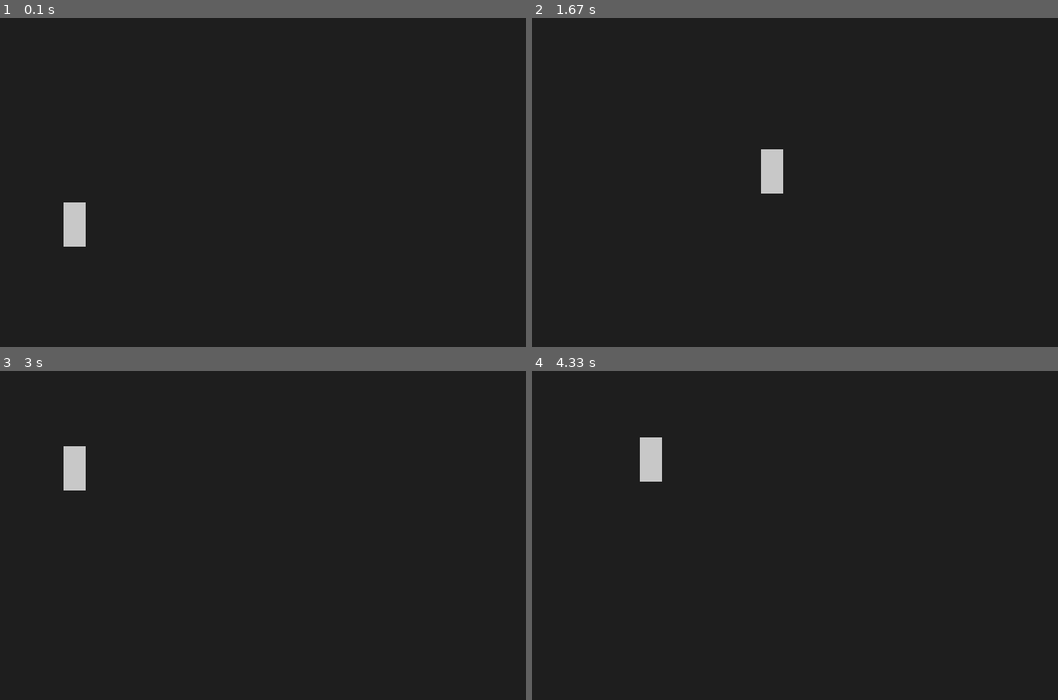
Above: before the commit, frames 1-4 (two rows, left to right).
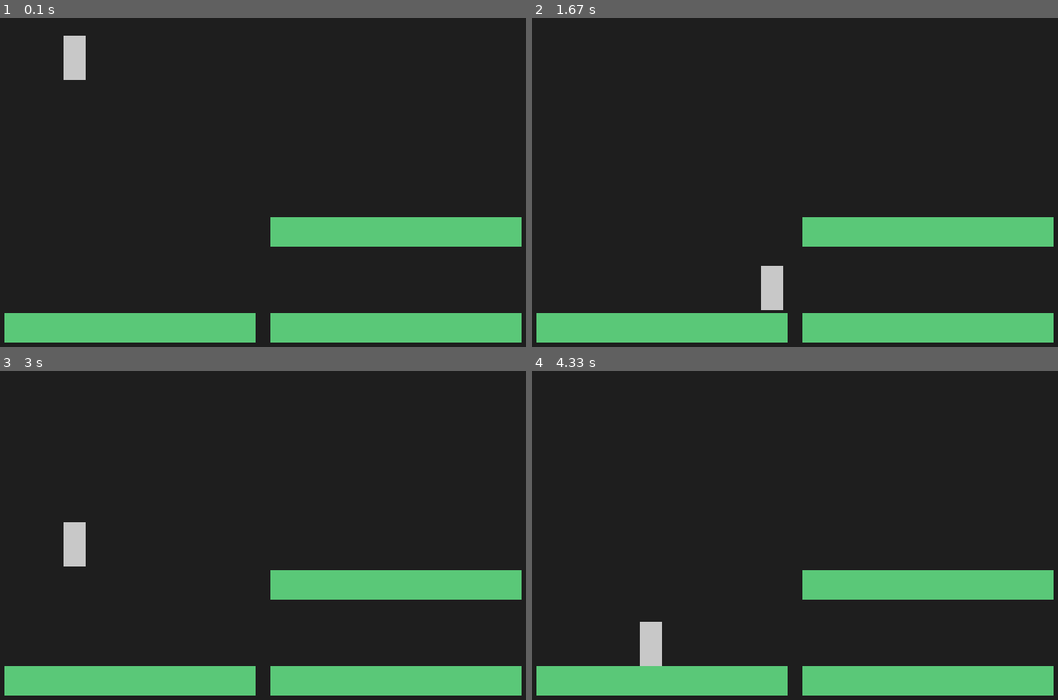
Above: after the commit, the same moments.

Repository: ntpyxl/Pygame-2D-platformer-engine
Game: pygame game, started from main.py
The game is run twice, just before and just after one commit, with the same random seed, the same clock (stepped at 60 frames per second) and the same inputs.
Inputs:
- Up to frame 1 (0.1 s): no input
- Up to frame 2 (1.67 s): hold D 0.33-0.8 s; hold W 0.83-1.13 s; hold D 1.17-1.63 s
- Up to frame 3 (3 s): hold A 1.67-2.2 s; hold A 2.23-2.63 s; hold W from 2.67 s (still down)
- Up to frame 4 (4.33 s): release W at 3.03 s; hold D 3.07-3.7 s; hold A 3.73-4.2 s; hold D from 4.23 s (still down)

The runs differ from the first frame. In frame 1, 14% of the frame differs, in the area x 0-100%, y 5-99%; in frame 2, 14%; in frame 3, 14%; in frame 4, 14%.

Commit message:
new and updated features
added jump feature to player, platform class, and player-platform collision

Diff:
--- a/classes.py
+++ b/classes.py
@@ -9,15 +9,37 @@
         self.rect.center = spawnPosX, spawnPosY
         self.rect.x, self.rect.y = self.rect.center
 
+        self.inAir = True
+        self.maxGravity = 10
+        self.gravity = 4
+        self.jumpVelocity = 0
+        self.jumped = True
+
     def update(self, userInput):
         # PHYSICS
+        if not self.jumped and self.inAir:
+            self.rect.y += self.gravity
+            if self.gravity != 10:
+                self.gravity += 0.5
+        if self.jumped:
+            self.rect.y += self.jumpVelocity
+            if self.jumpVelocity < self.maxGravity:
+                self.jumpVelocity += 0.5
 
         # CONTROLS
-        if userInput[pygame.K_w]:
-            self.rect.y -= 4
-        if userInput[pygame.K_s]:
-            self.rect.y += 4
+        if userInput[pygame.K_w] and not self.jumped and self.gravity == 4:
+                self.jumpVelocity = -12
+                self.jumped = True
         if userInput[pygame.K_a]:
             self.rect.x -= 4
         if userInput[pygame.K_d]:
             self.rect.x += 4
+
+class Platform(pygame.sprite.Sprite):
+    def __init__(self, posX: int, posY: int, width: int, length: int):
+        pygame.sprite.Sprite.__init__(self)
+        self.image = pygame.Surface([width, length])
+        self.image.fill((90, 200, 120))
+        self.rect = self.image.get_rect()
+        self.rect.center = posX, posY
+        self.rect.x, self.rect.y = self.rect.center
--- a/main.py
+++ b/main.py
@@ -1,7 +1,7 @@
 import pygame
 from sys import exit
 
-from classes import Player
+from classes import Player, Platform
 
 pygame.init()
 clock = pygame.time.Clock()
@@ -17,8 +17,15 @@
             exit()
 
 def main():
-    player = pygame.sprite.GroupSingle()
-    player.add(Player(100, 250))
+    player = Player(100, 20)
+    playerSprites = pygame.sprite.GroupSingle()
+    playerSprites.add(player)
+
+    platforms = pygame.sprite.Group()
+    platforms.add(Platform(20, 400, 340, 40))
+    platforms.add(Platform(380, 400, 340, 40))
+    platforms.add(Platform(380, 270, 340, 40))
+    #platforms.add(Platform(440, 100, 40, 400))
 
     while True:
         clock.tick(60)
@@ -29,11 +36,38 @@
         window.fill((30, 30, 30))
 
         # DRAW OBJECTS
-        player.draw(window)
+        playerSprites.draw(window)
+        platforms.draw(window)
 
         # UPDATE OBJECTS
         player.update(userInput)
 
+        platformCollision = pygame.sprite.spritecollide(playerSprites.sprites()[0], platforms, False)
+        if platformCollision:
+            player.inAir = False
+
+            # top platform detection
+            if player.rect.bottom > platformCollision[0].rect.top and player.rect.bottom < platformCollision[0].rect.top + 20 and player.rect.bottom < platformCollision[0].rect.bottom - 24:
+                player.rect.y -= player.rect.bottom - platformCollision[0].rect.top
+                player.jumped = False
+                player.gravity = 4
+
+            # bottom platform detection
+            if player.rect.top < platformCollision[0].rect.bottom and player.rect.top > platformCollision[0].rect.bottom - 20 and player.rect.top > platformCollision[0].rect.top + 24:
+                player.rect.y -= player.rect.top - platformCollision[0].rect.bottom
+                player.jumpVelocity = 0
+                player.gravity = 4
+
+            # left platform detection
+            if player.rect.right > platformCollision[0].rect.left and player.rect.right < platformCollision[0].rect.left + 20 and player.rect.left < platformCollision[0].rect.left - 24:
+                player.rect.x -= player.rect.right - platformCollision[0].rect.left
+
+            # right platform detection
+            if player.rect.left < platformCollision[0].rect.right and player.rect.right > platformCollision[0].rect.right - 20 and player.rect.right > platformCollision[0].rect.right + 24:
+                player.rect.x -= player.rect.left - platformCollision[0].rect.right
+        else:
+            player.inAir = True
+
         pygame.display.update()
 
 main()
Not shown, changed: readme.md
